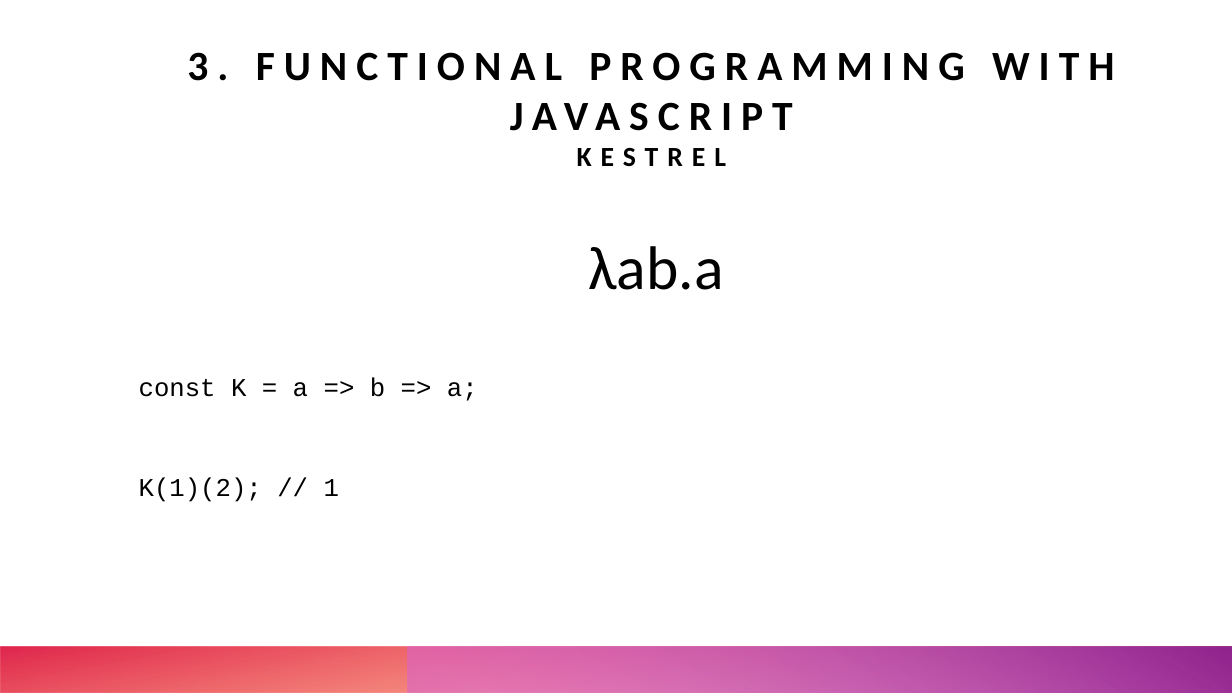
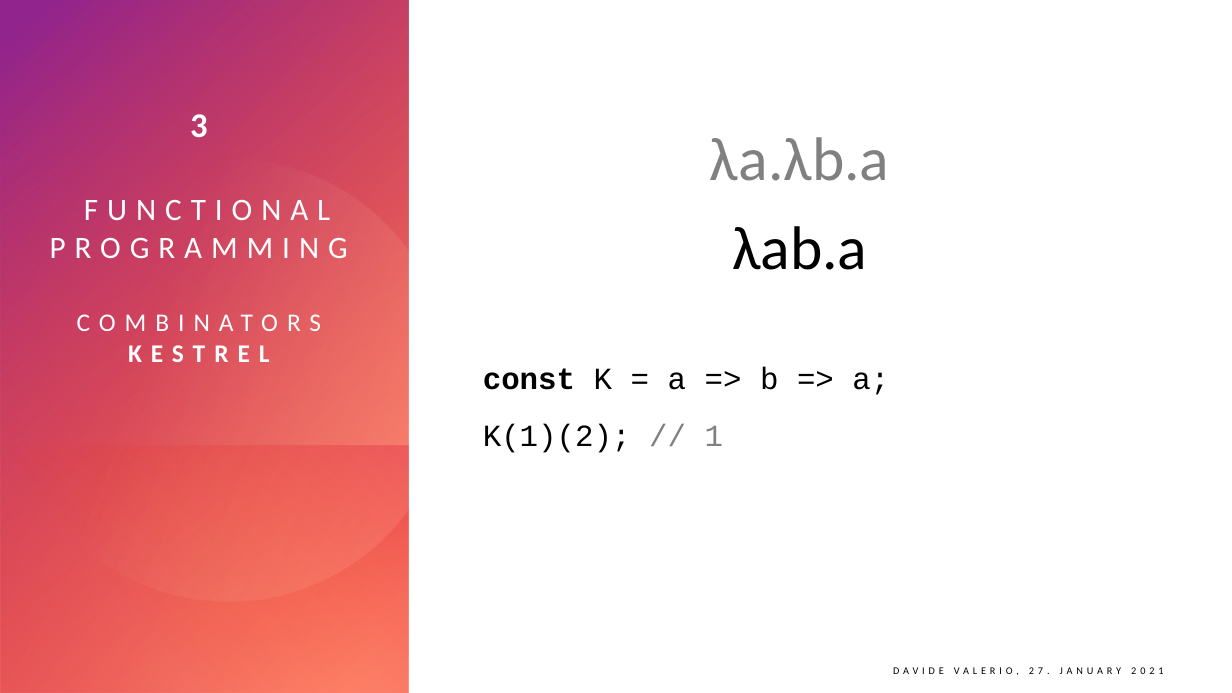
Before and after one commit to forcehobbit/fpw-javascript, a slide deck: slide 23 of doc/fpw_javascript.pptx (slide 10 before the commit). Drawn at 1232x693 pixels with LibreOffice and Linux fonts; fonts in the diff are those of the drawing. Boxes give left, top, right and bottom in pixels: in the first picture for what was removed or moved away, otherwise in the second. Text is boxed around its words. In the diff, an @@ line names an element or a change of style, - is before the commit and + after.

```diff
--- a/doc/fpw_javascript.pptx
+++ b/doc/fpw_javascript.pptx
@@ rectangle added at (0,0,1232,693), fill #FFFFFF @@
@@ rectangle added at (0,0,409,693), fill gradient #FF907A to #DA002F @@
@@ rectangle added at (0,0,409,693), fill gradient #FE4A00 to #92248E @@
@@ freeform shape added at (0,119,471,638), fill gradient #FFDBCC to #FF907A @@
@@ title at (50,114,348,362): text changed; size 32.4 to 24.3 pt; text colour #000000 to #FFFFFF; bold off @@
-3. FUNCTIONAL PROGRAMMING WITH JAVASCRIPT
-KESTREL
+3
+FUNCTIONAL PROGRAMMING
+COMBINATORS
+KESTREL
@@ text "λa.λb.a λab.a": place and size @@
-text "λa.λb.a λab.a" at (139,246,723,502)
+text "λa.λb.a λab.a" at (483,137,889,453)
@@ text at (710,137,889,270): text changed; text colour #000000 to #808080 @@
-λab.a
+λa.λb.a
+λab.a
@@ text at (483,367,889,453): size 20 to 24 pt in "const K = a => b => ...", "K(1)(2); // 1"; bold on in "const"; text colour #000000 to #808080 in "// 1" @@
@@ rectangle added at (1,445,408,693), fill gradient #DA002F to #FE4A00 @@
@@ text added at (893,667,1163,675), 8 pt, text #000000 @@
+DAVIDE VALERIO, 27. JANUARY 2021
```
Also in this commit, not shown: 8 other slides changed, 17 slides added, 4 slides removed, 2 other files.
